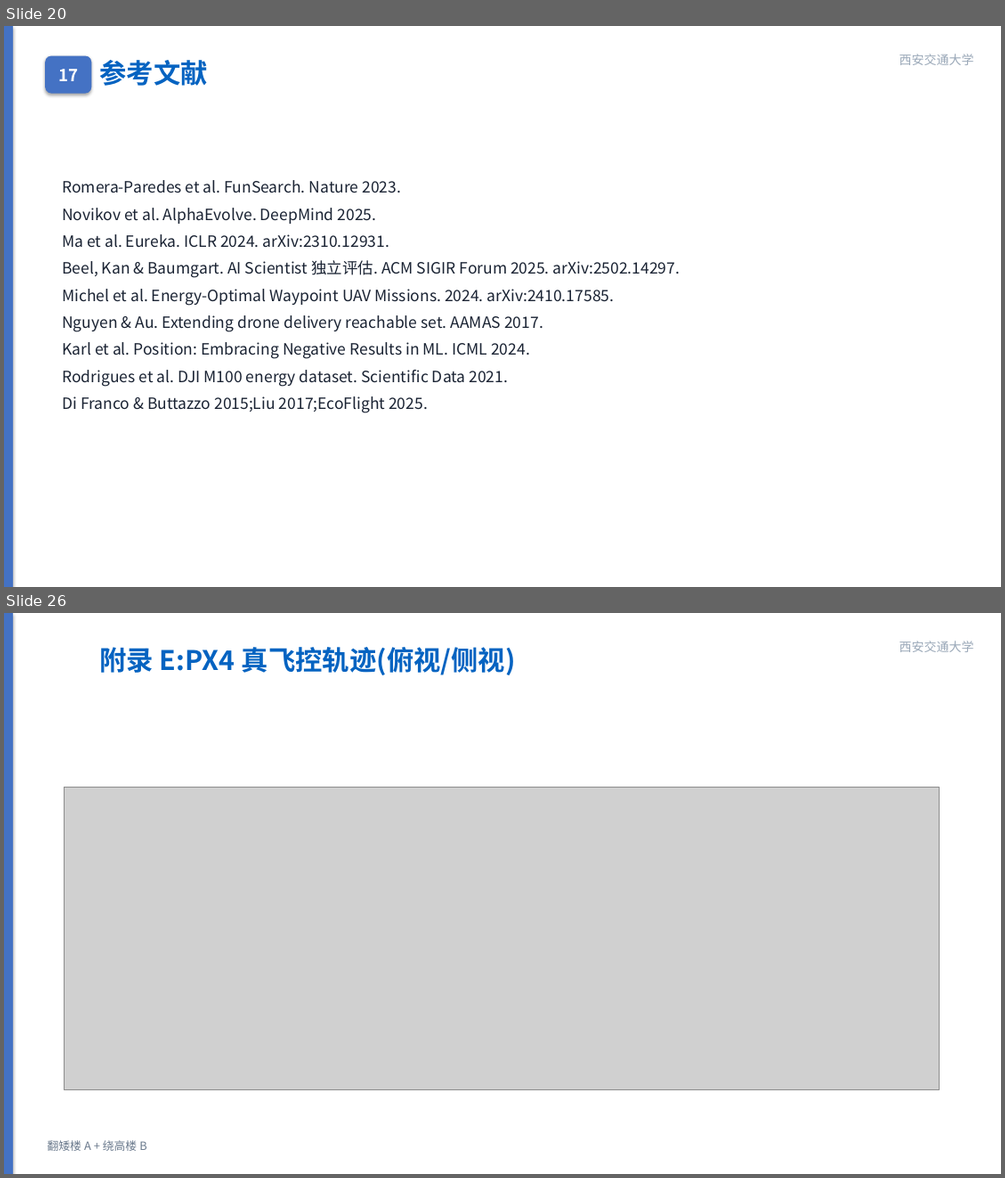
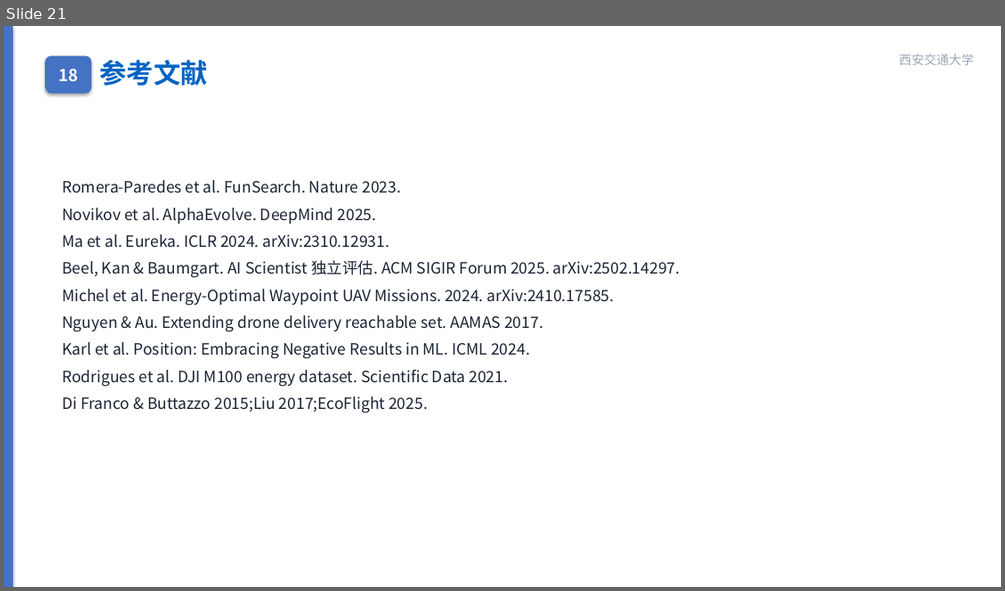
Before and after one commit to wbz0429/PathPlanningwithEnergy, a slide deck: autoresearch/energy_m100/experiments/midterm_defense.pptx. Shown one above the other, each under a label of ours: slides 20 and 26 before the commit, slide 21 after it; the slides between them are not shown. The pictures are 1005x1178 and 1005x591 pixels, drawn with LibreOffice and Linux fonts; fonts in the diff are those of the drawing; grey boxes stand for pictures. Boxes give left, top, right and bottom in pixels: in the first picture for what was removed or moved away, otherwise in the second. Text is boxed around its words. In the diff, an @@ line names an element or a change of style, - is before the commit and + after.

```diff
--- a/autoresearch/energy_m100/experiments/midterm_defense.pptx
+++ b/autoresearch/energy_m100/experiments/midterm_defense.pptx
@@ slide 26 removed at [4,613,1001,1174], background #FFFFFF @@
@@ rectangle removed at [4,613,13,1174] @@
@@ text removed at [99,647,516,675] @@
-附录 E:PX4 真飞控轨迹(俯视/侧视)
@@ text removed at [899,641,974,652] @@
-西安交通大学
@@ picture removed at [64,787,938,1090] @@
@@ text removed at [48,1140,146,1151] @@
-翻矮楼 A + 绕高楼 B
@@ what was slide 20 is now slide 21 @@
@@ slide 21 changed as well @@
@@ text in rounded rectangle at [58,69,78,82]: text changed @@
-17
+18
```
Also in this commit, not shown: 10 other slides changed, 4 other slides removed, 3 other files.
